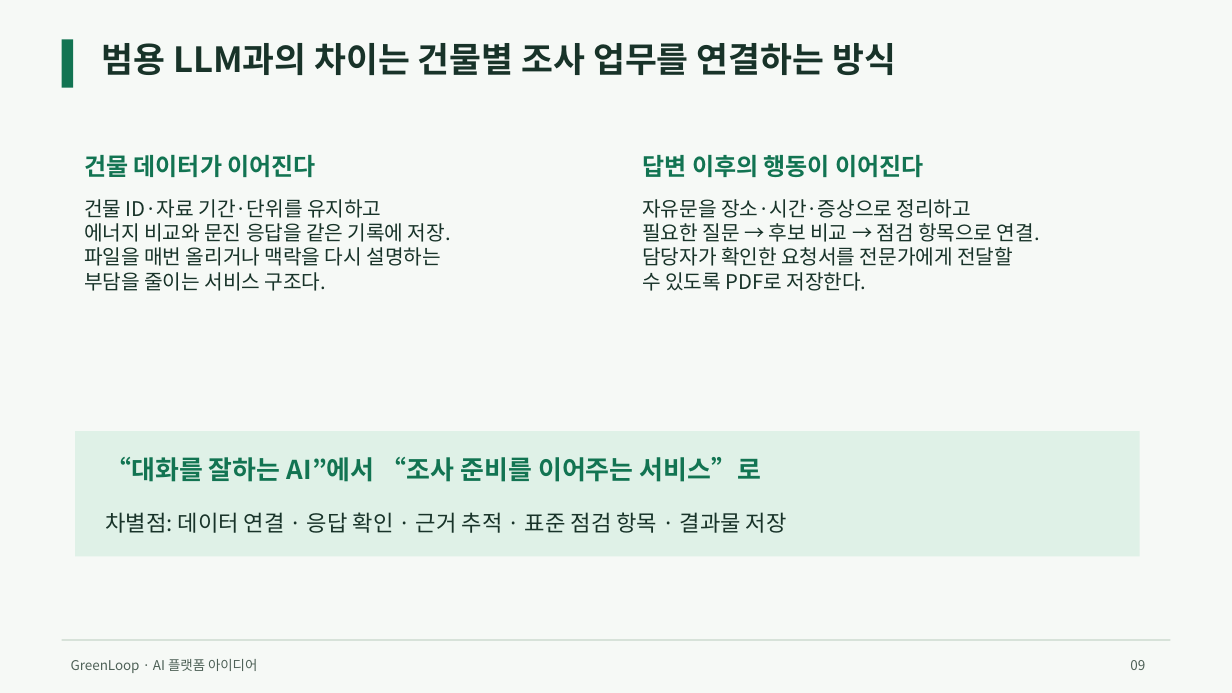
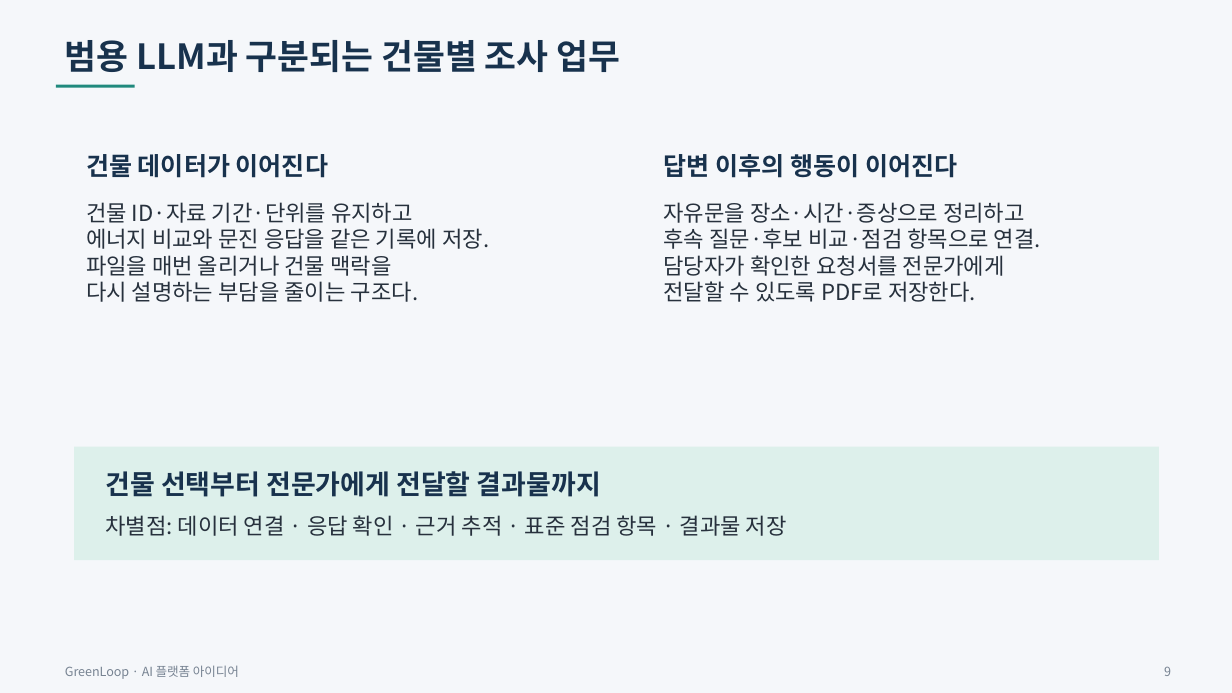
Before and after one commit to jeongiryang/green-remodeling-ai-2026, a slide deck: slide 9 of deliverables/final/GreenLoop_아이디어제안서.pptx. Drawn at 1232x693 pixels with LibreOffice and Linux fonts; fonts in the diff are those of the drawing. Boxes give left, top, right and bottom in pixels: in the first picture for what was removed or moved away, otherwise in the second. Text is boxed around its words. In the diff, an @@ line names an element or a change of style, - is before the commit and + after.

Commit message:
Finalize GreenLoop proposal with corrected PDF reference and submit preliminary entry

```diff
--- a/deliverables/final/GreenLoop_아이디어제안서.pptx
+++ b/deliverables/final/GreenLoop_아이디어제안서.pptx
@@ background #F6F9F6 to #F5F7FA @@
@@ rectangle removed at bbox=[62, 40, 73, 88] @@
@@ text at bbox=[65, 40, 621, 72]: text changed; text colour #183329 to #18324D @@
-범용 LLM과의 차이는 건물별 조사 업무를 연결하는 방식
+범용 LLM과 구분되는 건물별 조사 업무
@@ rectangle added at bbox=[55, 85, 134, 88], fill #20897D @@
@@ text "건물 데이터가 이어진다" at bbox=[86, 154, 328, 178]: size 18.8 to 19.5 pt, text colour #127452 to #18324D @@
@@ text "답변 이후의 행동이 이어진다" at bbox=[664, 154, 957, 178]: size 18.8 to 19.5 pt, text colour #127452 to #18324D @@
@@ text "답변 이후의 행동이 이어진다": place and size @@
-text "답변 이후의 행동이 이어진다" at bbox=[642, 155, 924, 177]
+text "답변 이후의 행동이 이어진다" at bbox=[664, 154, 957, 178]
@@ text at bbox=[86, 202, 489, 249]: size 15.8 to 17.2 pt, text colour #183329 to #27313D in "건물 ID·자료 기간·단위를 유지하고", "에너지 비교와 문진 응답을 같은 기록에 저장." @@
@@ text "자유문을 장소·시간·증상으로 정리하고": place and size @@
-text "자유문을 장소·시간·증상으로 정리하고" at bbox=[642, 199, 1040, 291]
+text "자유문을 장소·시간·증상으로 정리하고" at bbox=[664, 202, 1041, 302]
@@ text at bbox=[664, 202, 1025, 223]: size 15.8 to 17.2 pt, text colour #183329 to #27313D in "자유문을 장소·시간·증상으로 정리하고" @@
@@ text at bbox=[664, 228, 1041, 302]: text changed; size 15.8 to 17.2 pt; text colour #183329 to #27313D @@
-필요한 질문 → 후보 비교 → 점검 항목으로 연결.
-담당자가 확인한 요청서를 전문가에게 전달할
-수 있도록 PDF로 저장한다.
+후속 질문·후보 비교·점검 항목으로 연결.
+담당자가 확인한 요청서를 전문가에게
+전달할 수 있도록 PDF로 저장한다.
@@ text at bbox=[86, 255, 419, 302]: text changed; size 15.8 to 17.2 pt; text colour #183329 to #27313D @@
-파일을 매번 올리거나 맥락을 다시 설명하는
-부담을 줄이는 서비스 구조다.
+파일을 매번 올리거나 건물 맥락을
+다시 설명하는 부담을 줄이는 구조다.
@@ rectangle: place and size @@
-rectangle at bbox=[75, 432, 1140, 556]
+rectangle at bbox=[74, 446, 1159, 560]
@@ rectangle at bbox=[74, 446, 1159, 560]: fill #DFF1E7 to #DDF0EB @@
@@ text removed at bbox=[105, 457, 762, 482] @@
-“대화를 잘하는 AI”에서 “조사 준비를 이어주는 서비스”로
@@ text added at bbox=[105, 471, 601, 497], 21 pt, text #18324D, bold @@
+건물 선택부터 전문가에게 전달할 결과물까지
@@ text "차별점: 데이터 연결 · 응답 ..." at bbox=[105, 515, 787, 536]: text colour #183329 to #27313D @@
@@ rectangle removed at bbox=[62, 640, 1171, 641] @@
@@ text "GreenLoop · AI 플랫폼 아이디어" at bbox=[65, 665, 239, 679]: size 10.5 to 9.8 pt, text colour #4E6157 to #778392 @@
@@ text removed at bbox=[1130, 660, 1145, 670] @@
-09
@@ text added at bbox=[1164, 667, 1171, 676], 9.8 pt, text #778392 @@
+9
```
Also in this commit, not shown: 12 other slides changed, 14 other files.
